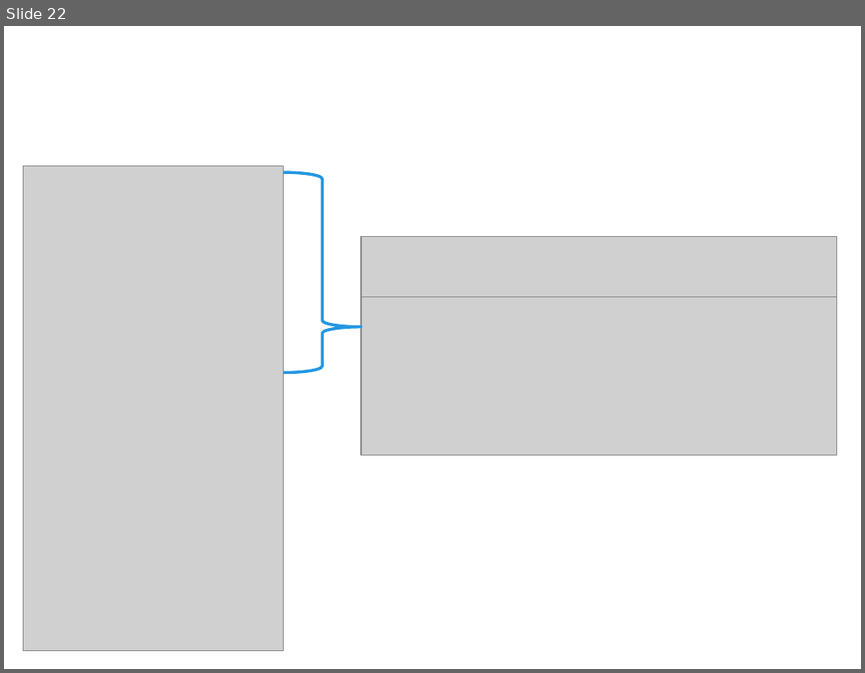
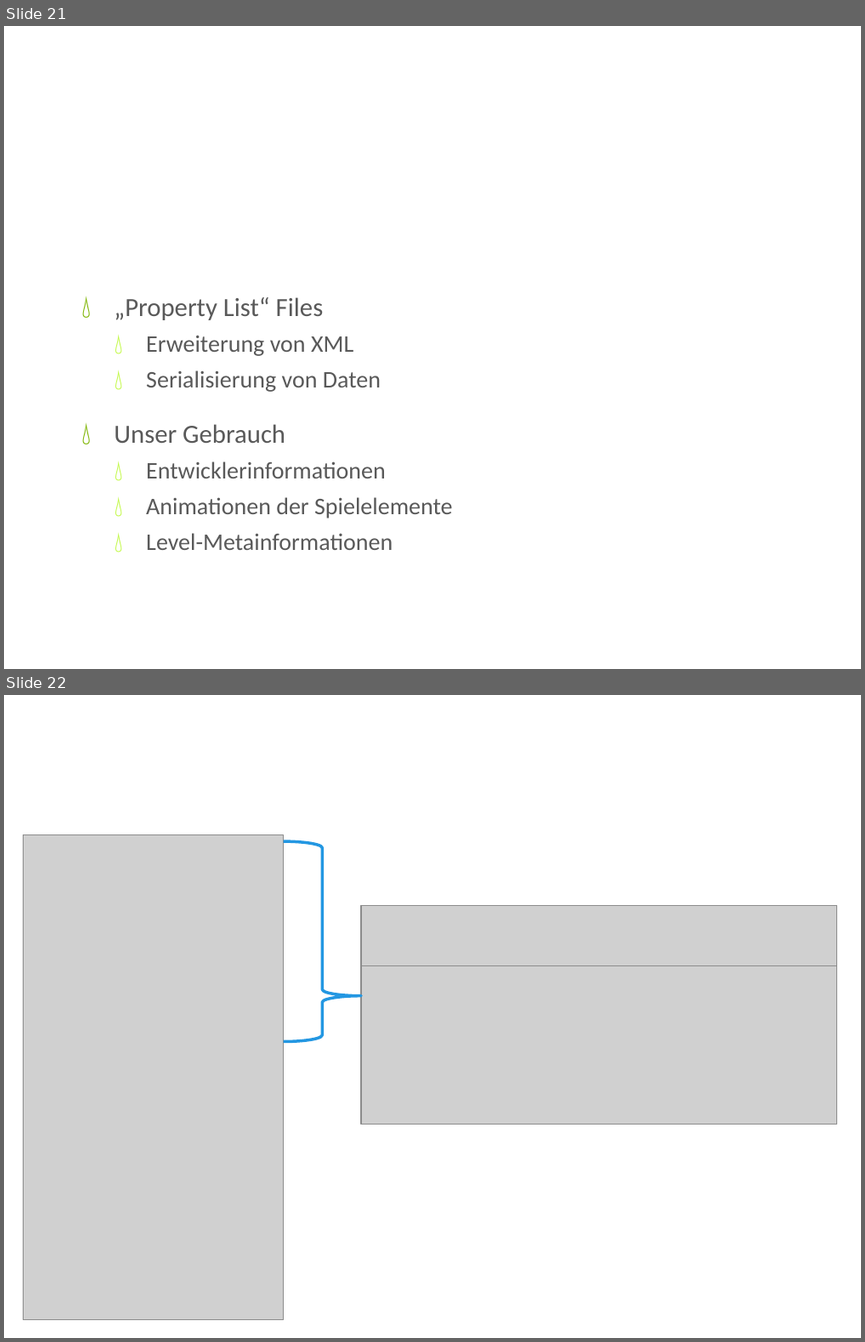
Before and after one commit to iluuu1994/Super-Mario-Bros, a slide deck: Resources/docs/CGR Präsentation.pptx. Shown one above the other, each under a label of ours: slide 22 before the commit, slides 21 and 22 after it. The pictures are 865x673 and 865x1342 pixels, drawn with LibreOffice and Linux fonts; fonts in the diff are those of the drawing; grey boxes stand for pictures; background and template pictures are left out. Boxes give left, top, right and bottom in pixels: in the first picture for what was removed or moved away, otherwise in the second. Text is boxed around its words. In the diff, an @@ line names an element or a change of style, - is before the commit and + after.

```diff
--- a/Resources/docs/CGR Präsentation.pptx
+++ b/Resources/docs/CGR Präsentation.pptx
@@ slide 21 added at (x1=4, y1=26, x2=861, y2=669), background picture (left out) @@
@@ text added at (x1=114, y1=297, x2=453, y2=550), 20 pt, text #595959 @@
+💧 „Property List“ Files
+  💧 Erweiterung von XML
+  💧 Serialisierung von Daten
+💧 Unser Gebrauch
+  💧 Entwicklerinformationen
+  💧 Animationen der Spielelemente
+  💧 Level-Metainformationen
@@ title added at (x1=276, y1=297, x2=324, y2=316), 46 pt, text #FFFFFF @@
+Datenmodell - Plist Files
```
Also in this commit, not shown: 4 slides changed, 8 other slides added.
